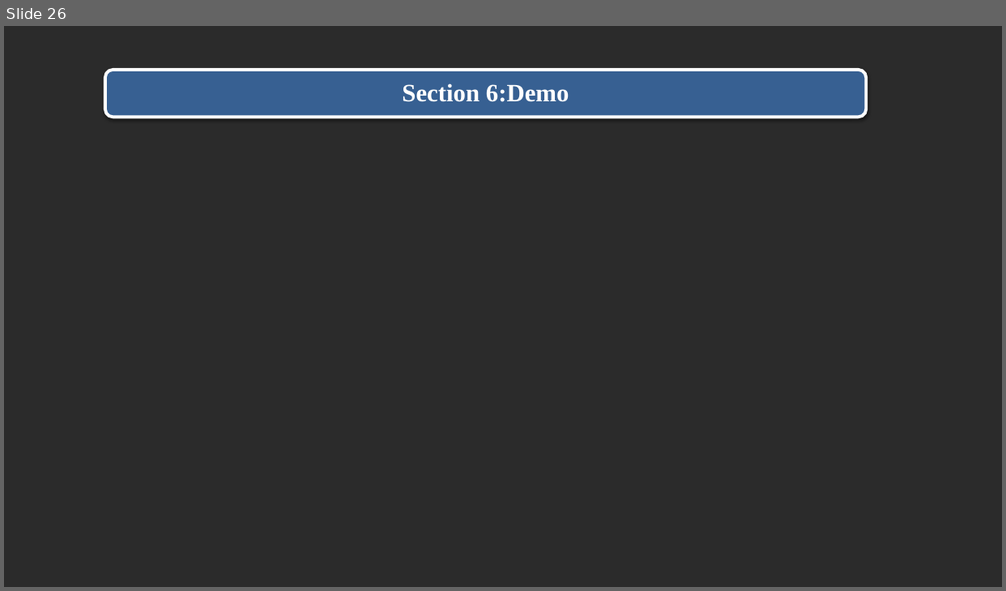
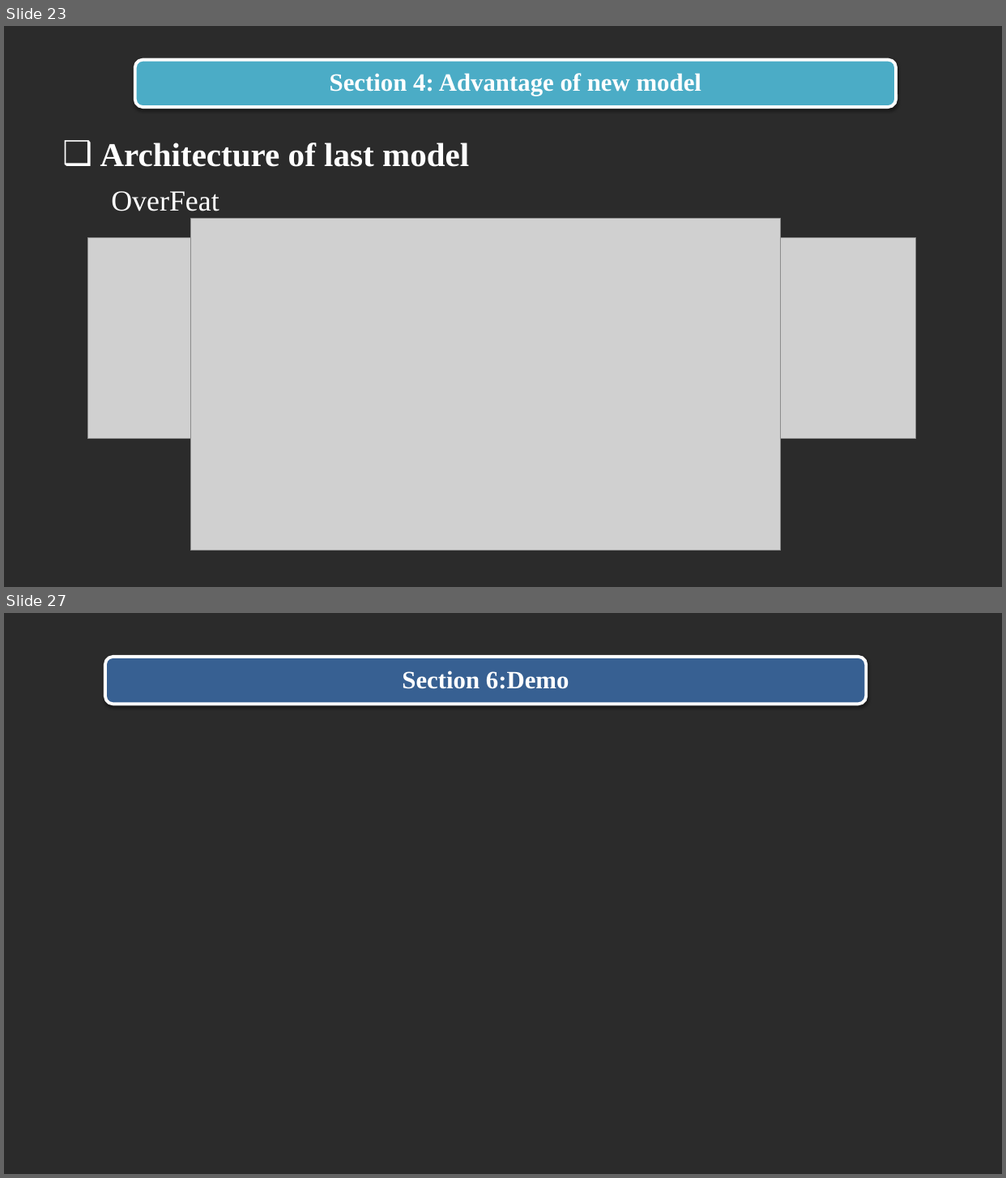
Before and after one commit to trandinhlam/document, a slide deck: AI_NangCao/slide/slide.pptx. Shown one above the other, each under a label of ours: slide 26 before the commit, slides 23 and 27 after it; the slides between them are not shown. The pictures are 1006x591 and 1006x1178 pixels, drawn with LibreOffice and Linux fonts; fonts in the diff are those of the drawing; grey boxes stand for pictures; background and template pictures are left out; a plain dark background stands for a picture behind light text. Boxes give left, top, right and bottom in pixels: in the first picture for what was removed or moved away, otherwise in the second. Text is boxed around its words. In the diff, an @@ line names an element or a change of style, - is before the commit and + after.

```diff
--- a/AI_NangCao/slide/slide.pptx
+++ b/AI_NangCao/slide/slide.pptx
@@ slide 23 added at [4, 26, 1002, 587], background picture (left out) @@
@@ rounded rectangle added at [135, 60, 897, 107], fill #4BACC6, outline #FFFFFF 3 pt @@
@@ text added at [330, 73, 701, 96], 24 pt, text #FFFFFF, bold @@
+Section 4: Advantage of new model
@@ text added at [100, 143, 469, 167], 32 pt, text #FFFFFF, bold @@
+❑ Architecture of last model
@@ text added at [111, 191, 219, 211], 28 pt, text #FFFFFF @@
+OverFeat
@@ picture added at [191, 219, 781, 552] @@
@@ picture added at [88, 238, 917, 438] @@
@@ what was slide 26 is now slide 27 @@
```
Also in this commit, not shown: 4 slides changed.
